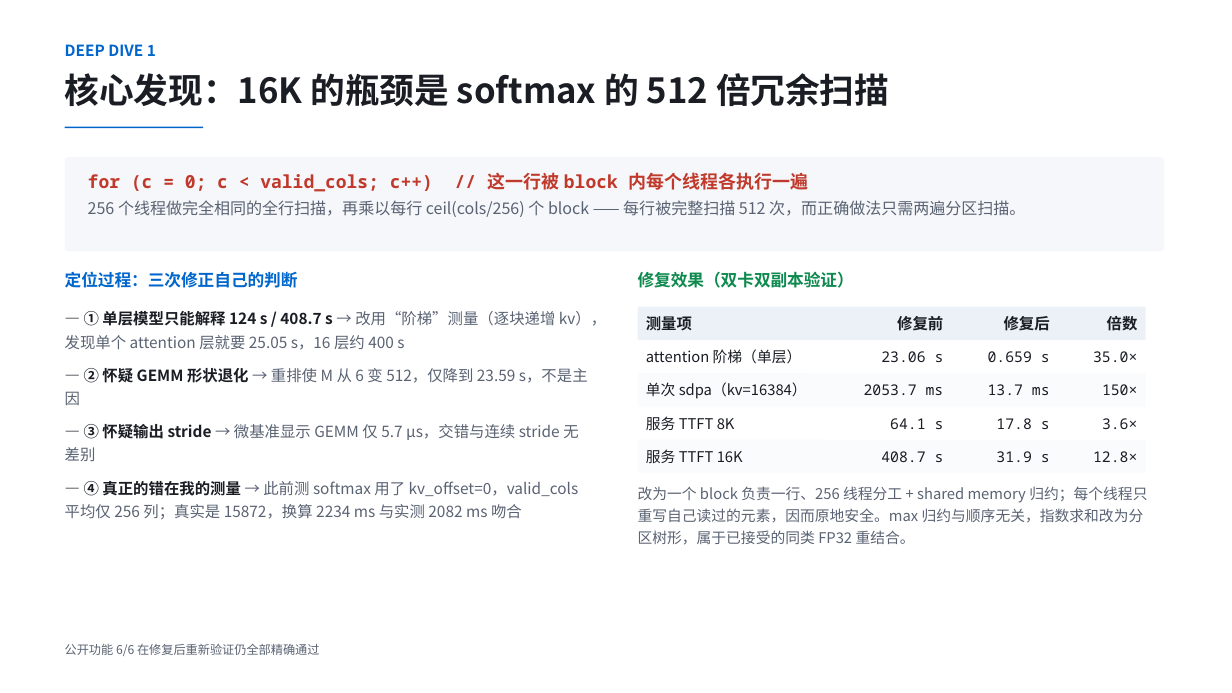
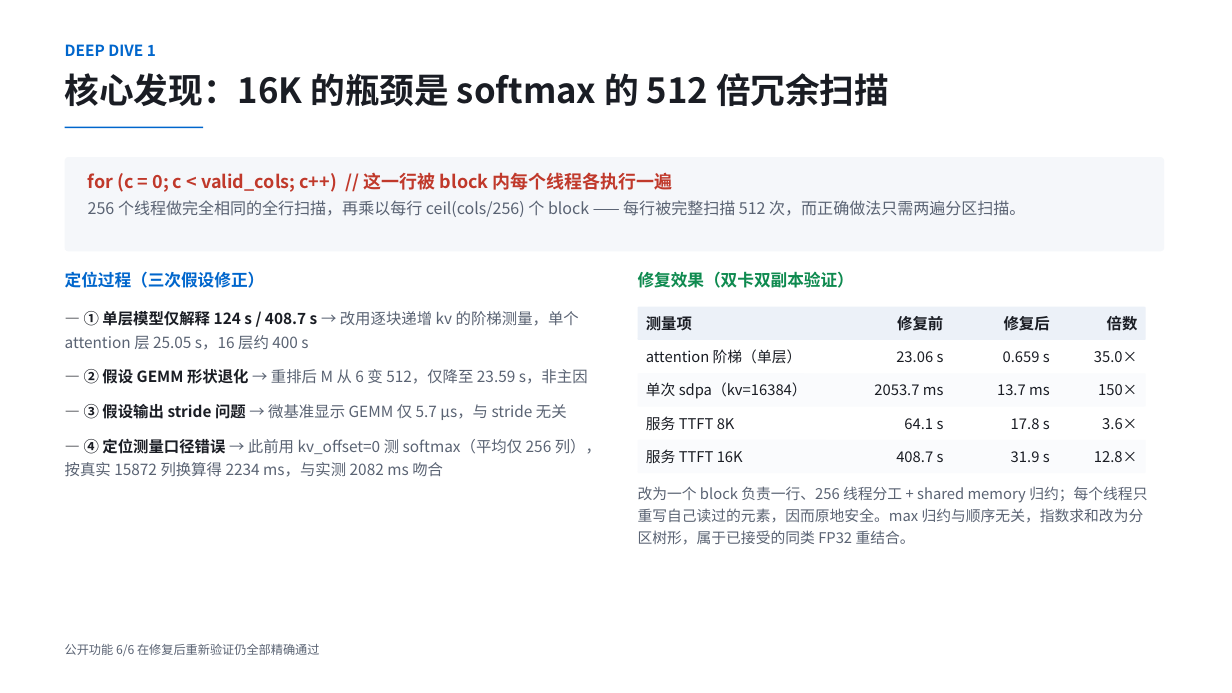
Before and after one commit to mygqdmmss/ApxInf, a slide deck: slide 6 of pdf/项目6_程仁龙_4090能飞_v1.pptx. Drawn at 1232x693 pixels with LibreOffice and Linux fonts; fonts in the diff are those of the drawing. Boxes give left, top, right and bottom in pixels: in the first picture for what was removed or moved away, otherwise in the second. Text is boxed around its words. In the diff, an @@ line names an element or a change of style, - is before the commit and + after.

```diff
--- a/pdf/项目6_程仁龙_4090能飞_v1.pptx
+++ b/pdf/项目6_程仁龙_4090能飞_v1.pptx
@@ text at (88,172,673,192): font Noto Sans Mono to Noto Sans CJK SC in "for (c = 0; c < valid_cols; ..." @@
@@ text at (65,271,265,288): text changed @@
-定位过程：三次修正自己的判断
+定位过程（三次假设修正）
@@ text at (65,311,601,477): text changed @@
-— ① 单层模型只能解释 124 s / 408.7 s → 改用“阶梯”测量（逐块递增 kv），发现单个 attention 层就要 25.05 s，16 层约 400 s
-— ② 怀疑 GEMM 形状退化 → 重排使 M 从 6 变 512，仅降到 23.59 s，不是主因
-— ③ 怀疑输出 stride → 微基准显示 GEMM 仅 5.7 µs，交错与连续 stride 无差别
-— ④ 真正的错在我的测量 → 此前测 softmax 用了 kv_offset=0，valid_cols 平均仅 256 列；真实是 15872，换算 2234 ms 与实测 2082 ms 吻合
+— ① 单层模型仅解释 124 s / 408.7 s → 改用逐块递增 kv 的阶梯测量，单个 attention 层 25.05 s，16 层约 400 s
+— ② 假设 GEMM 形状退化 → 重排后 M 从 6 变 512，仅降至 23.59 s，非主因
+— ③ 假设输出 stride 问题 → 微基准显示 GEMM 仅 5.7 µs，与 stride 无关
+— ④ 定位测量口径错误 → 此前用 kv_offset=0 测 softmax（平均仅 256 列），按真实 15872 列换算得 2234 ms，与实测 2082 ms 吻合
@@ font Noto Sans Mono to Noto Sans CJK SC in 12 elements at (896,351,944,362), (1003,351,1050,362), (1094,351,1137,362), (874,384,944,395), (997,384,1050,395), (1098,384,1137,395), (904,418,944,429), (1011,418,1050,429), (1102,418,1137,429), (896,451,944,462), (1011,451,1050,462), (1094,451,1137,462) @@
```
Also in this commit, not shown: 13 other slides changed, 3 other files.
